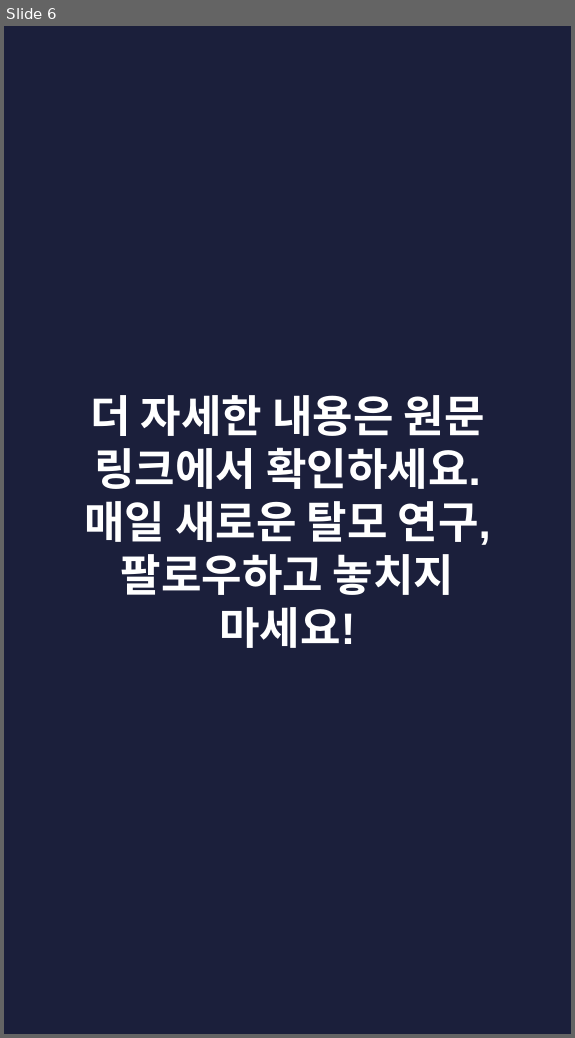
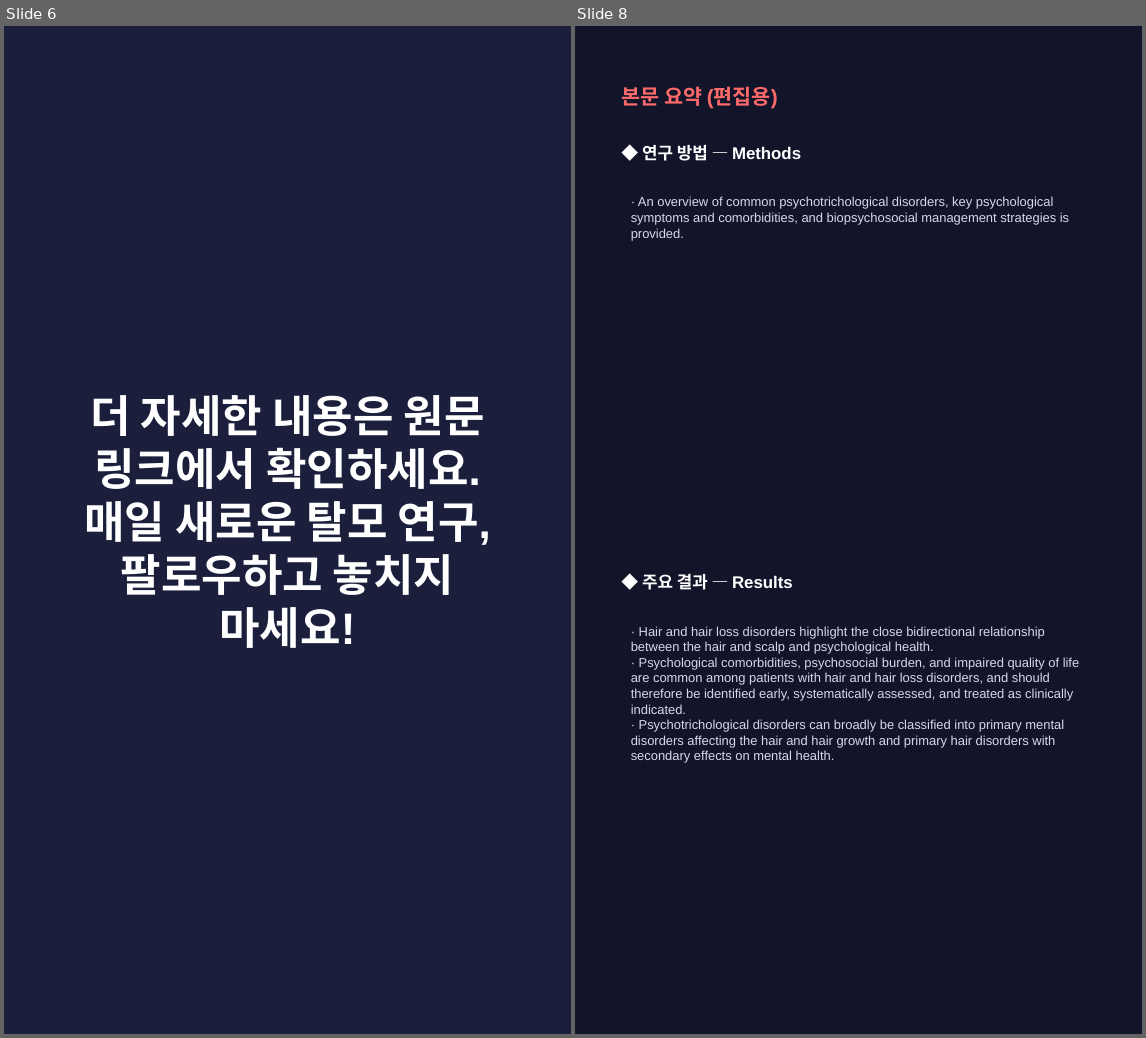
Before and after one commit to hyokang2010-BJ-ANTH/product-builder-test, a slide deck: pwa/data/latest/slides.pptx. Shown side by side, each under a label of ours: slide 6 before the commit, slides 6 and 8 after it; the slides between them are not shown. The pictures are 575x1038 and 1146x1038 pixels, drawn with LibreOffice and Linux fonts; fonts in the diff are those of the drawing. Boxes give left, top, right and bottom in pixels: in the first picture for what was removed or moved away, otherwise in the second. Text is boxed around its words. In the diff, an @@ line names an element or a change of style, - is before the commit and + after.

```diff
--- a/pwa/data/latest/slides.pptx
+++ b/pwa/data/latest/slides.pptx
@@ slide 8 added at (575,26,1142,1034), background #12142A @@
@@ text added at (621,86,778,109), 16 pt, text #FF6B6B, bold @@
+본문 요약 (편집용)
@@ text added at (642,145,801,161), 13 pt, text #FFFFFF, bold @@
+◆ 연구 방법 — Methods
@@ text added at (631,196,1069,240), 10 pt, text #D5D8EA @@
+· An overview of common psychotrichological disorders, key psychological symptoms and comorbidities, and biopsychosocial management strategies is provided.
@@ text added at (642,574,793,590), 13 pt, text #FFFFFF, bold @@
+◆ 주요 결과 — Results
@@ text added at (631,626,1079,763), 10 pt, text #D5D8EA @@
+· Hair and hair loss disorders highlight the close bidirectional relationship between the hair and scalp and psychological health.
+· Psychological comorbidities, psychosocial burden, and impaired quality of life are common among patients with hair and hair loss disorders, and should therefore be identified early, systematically assessed, and treated as clinically indicated.
+· Psychotrichological disorders can broadly be classified into primary mental disorders affecting the hair and hair growth and primary hair disorders with secondary effects on mental health.
```
Also in this commit, not shown: 2 slides changed, 5 other slides added, 5 slides removed, 26 other files.
